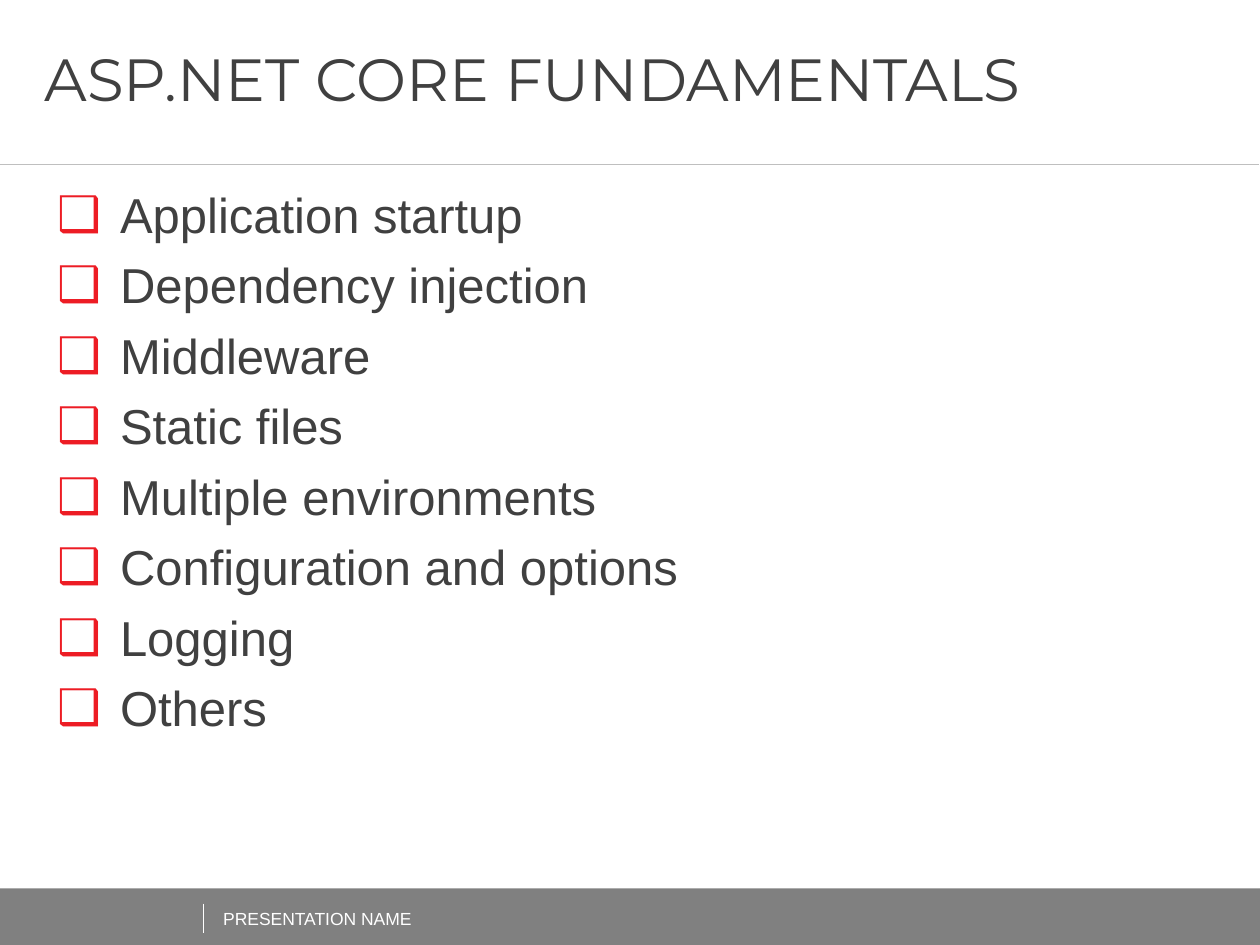
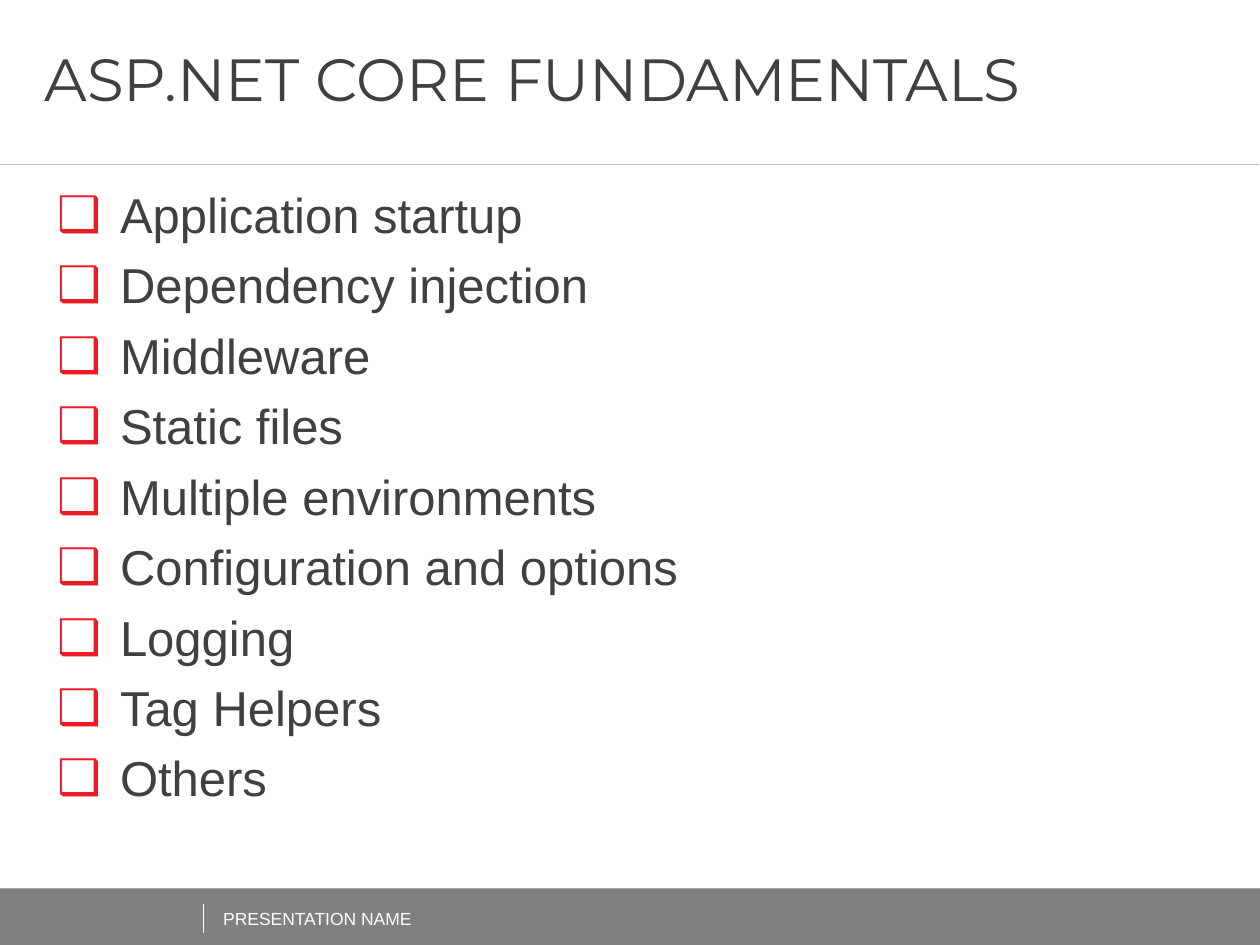
Before and after one commit to AndreiShenets/ASP.NET-Lectures, a slide deck: slide 10 of docs/ASP.NET CORE - iTechArt 2018.pptx. Drawn at 1260x945 pixels with LibreOffice and Linux fonts; fonts in the diff are those of the drawing; background and template pictures are left out. Boxes give left, top, right and bottom in pixels: in the first picture for what was removed or moved away, otherwise in the second. Text is boxed around its words. In the diff, an @@ line names an element or a change of style, - is before the commit and + after.

Commit message:
- Adding new presentation - Updating ASP.NET CORE lecture

```diff
--- a/docs/ASP.NET CORE - iTechArt 2018.pptx
+++ b/docs/ASP.NET CORE - iTechArt 2018.pptx
@@ text at [120,690,382,736]: paragraph added @@
+❑ Tag Helpers
```
Also in this commit, not shown: 3 slides added, 3 other files.
